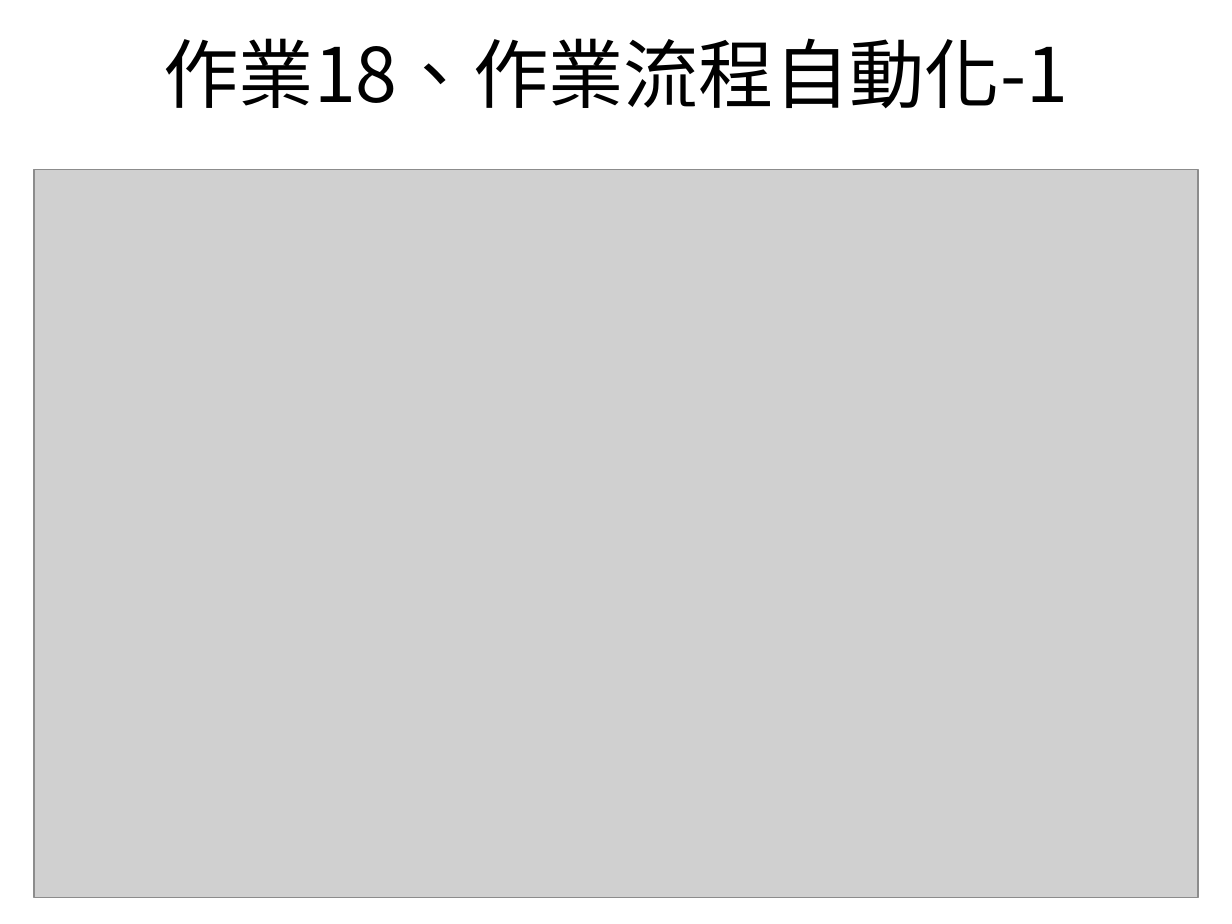
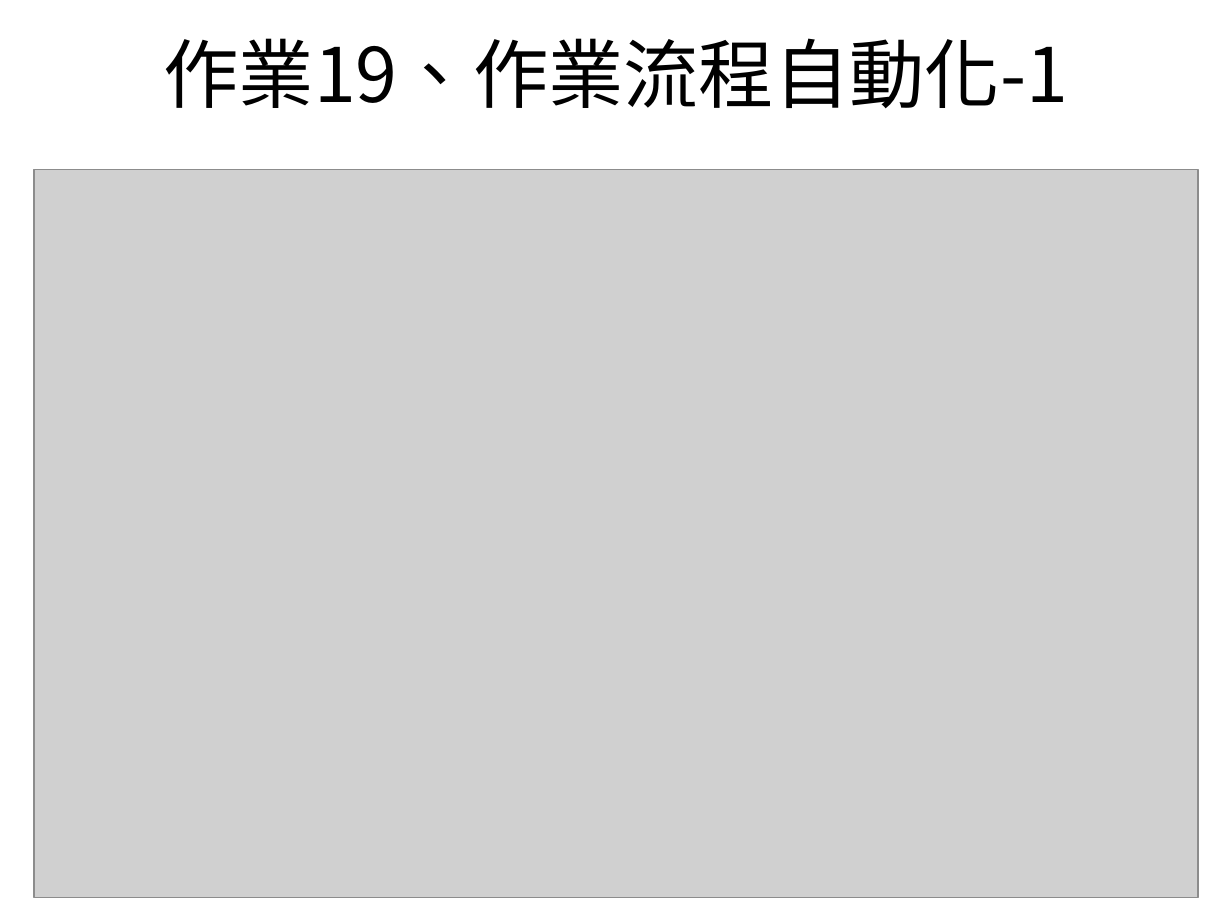
Before and after one commit to bfhaha/bfhaha.github.io, a slide deck: slide 26 of salesforce.ppt. Drawn at 1232x924 pixels with LibreOffice and Linux fonts; fonts in the diff are those of the drawing; grey boxes stand for pictures. Boxes give left, top, right and bottom in pixels: in the first picture for what was removed or moved away, otherwise in the second. Text is boxed around its words. In the diff, an @@ line names an element or a change of style, - is before the commit and + after.

```diff
--- a/salesforce.ppt
+++ b/salesforce.ppt
@@ title at <box>163,38,1068,108</box>: text changed @@
-作業18、作業流程自動化-1
+作業19、作業流程自動化-1
```
Also in this commit, not shown: 14 other slides changed.
